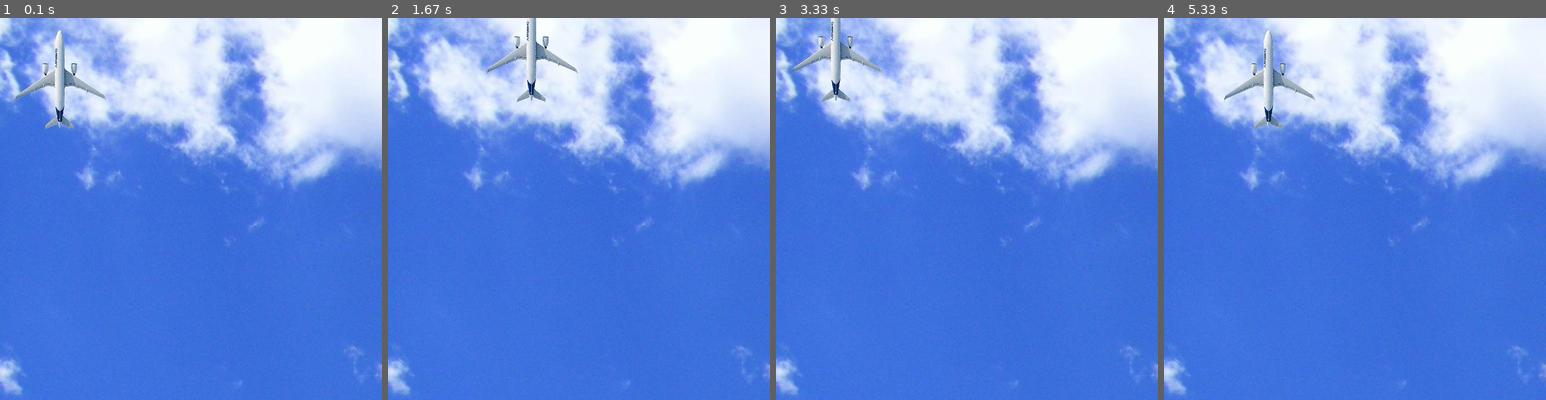
Above: before the commit, frames 1-4 (left to right).
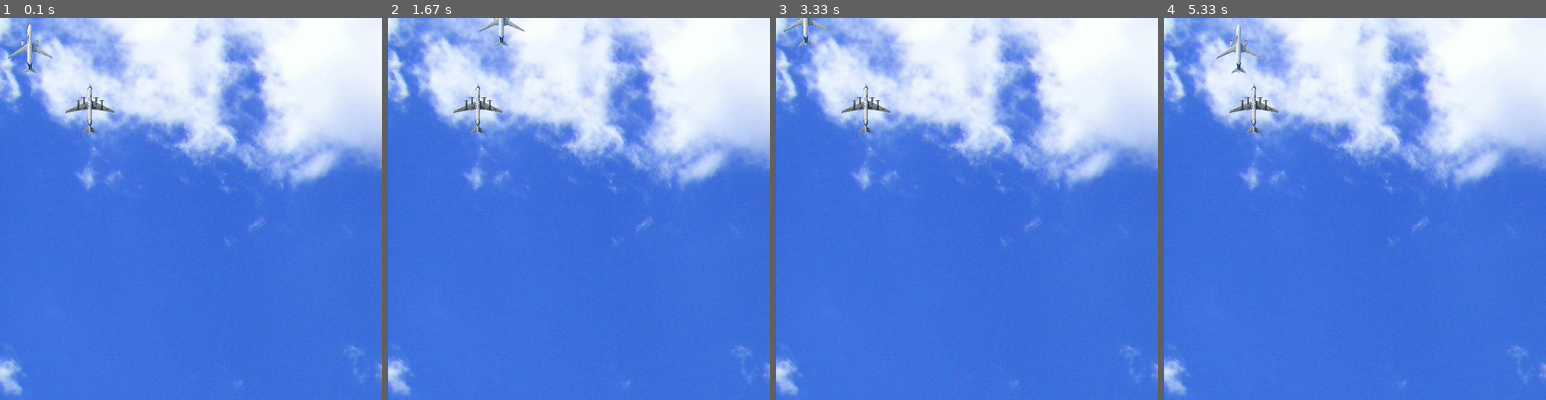
Above: after the commit, the same moments.

Repository: Turkeydoodle/Python
Game: pygame game, started from Dodge/dodge.py
Same seed, same stepped clock (60 frames per second), same inputs: the game is played once before the commit and once after it.
Inputs:
- Up to frame 1 (0.1 s): no input
- Up to frame 2 (1.67 s): hold Right 0.33-0.8 s; hold Up 0.83-1.13 s; hold Right 1.17-1.63 s
- Up to frame 3 (3.33 s): hold Left 1.67-2.2 s; hold Down 2.23-2.53 s; hold Left 2.57-2.97 s; hold Up from 3 s (still down)
- Up to frame 4 (5.33 s): release Up at 3.37 s; hold Right 3.4-4.03 s; hold Down 4.07-4.43 s; hold Left 4.47-4.93 s; hold Right from 4.97 s (still down)

The runs differ from the first frame. In frame 1, 1.8% of the frame differs, in the area x 2-30%, y 1-31%; in frame 2, 1.6%; in frame 3, 1.7%; in frame 4, 1.8%.

Commit message:
enemy added to the game

Diff:
--- a/Dodge/dodge.py
+++ b/Dodge/dodge.py
@@ -2,22 +2,32 @@
 from pygame.locals import *
 pygame.init()
 timer = pygame.time.Clock()
+enemies = []
+index = 0
 screenwidth = 640
 screenheight = 640
+window = pygame.display.set_mode( ( screenwidth,screenheight ) )
+def produce_enemy(x, y):
+    imgEnemy = pygame.image.load("Python/Dodge/content/images/enemy.jpg")
+    imgEnemy = pygame.transform.scale(imgEnemy, (100,100))
+    enemyproduced = window.blit(imgEnemy, (x, y))
+    enemies.append(enemyproduced)
+    enemyproduced.x = x
+    enemyproduced.y = y
 pposx = 0
 pposy = 0
 bgcolor = pygame.Color(253,56,91)
 imgPlayer = pygame.image.load("Python/Dodge/content/images/41822.jpg")
-imgPlayer = pygame.transform.scale(imgPlayer, (200, 200))
+imgPlayer = pygame.transform.scale(imgPlayer, (100, 100))
 imgSky = pygame.image.load("Python/Dodge/content/images/pexels-pixabay-53594.jpg")
 fps = 30
-window = pygame.display.set_mode( ( screenwidth,screenheight ) )
 pygame.display.set_caption( "ProtoPygame" )
 done = False
 while done == False:
     window.fill(bgcolor)
     window.blit(imgSky, (0, 0))
     window.blit(imgPlayer, (pposx, pposy))
+    produce_enemy(100, 100)
     keys = pygame.key.get_pressed()
     if keys[K_UP]:
         pposy -= 5
Binary file added: Dodge/content/images/enemy.jpg
